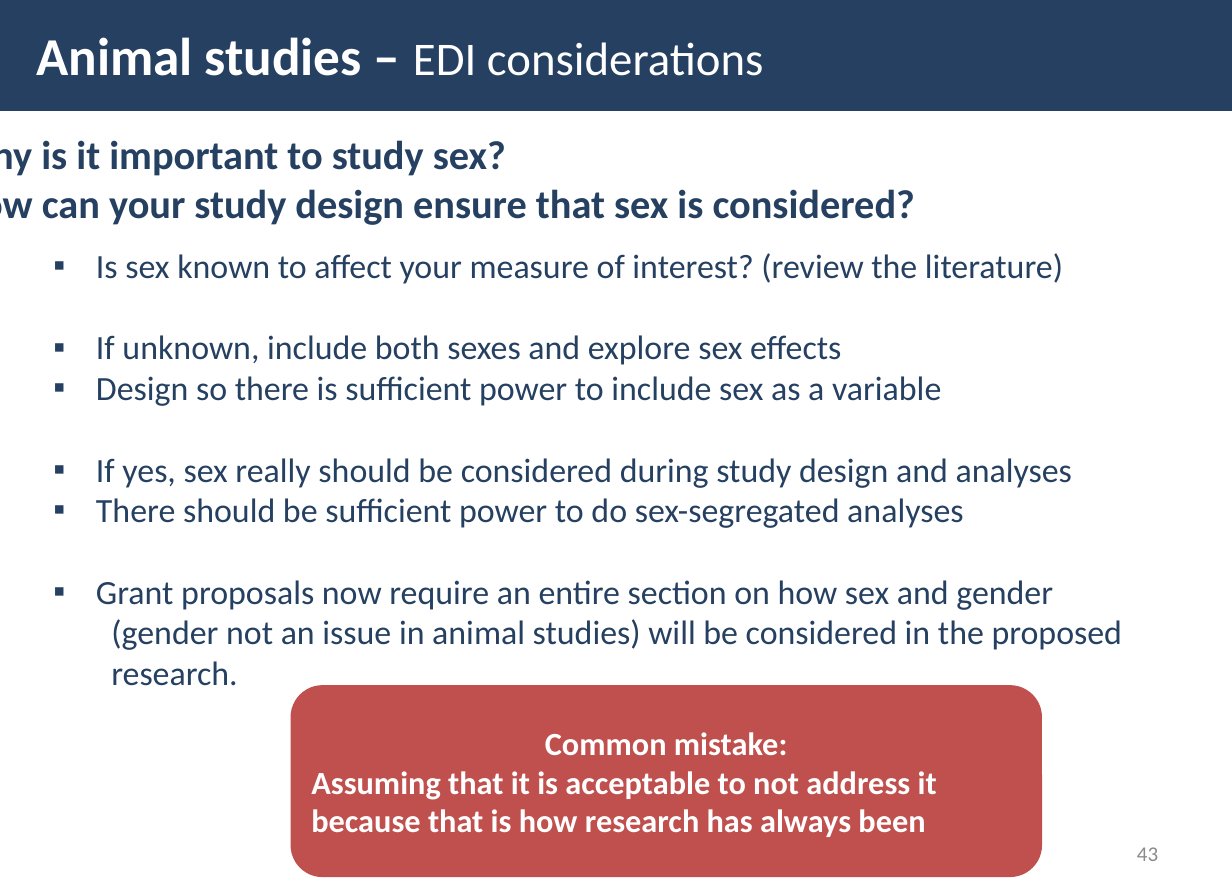
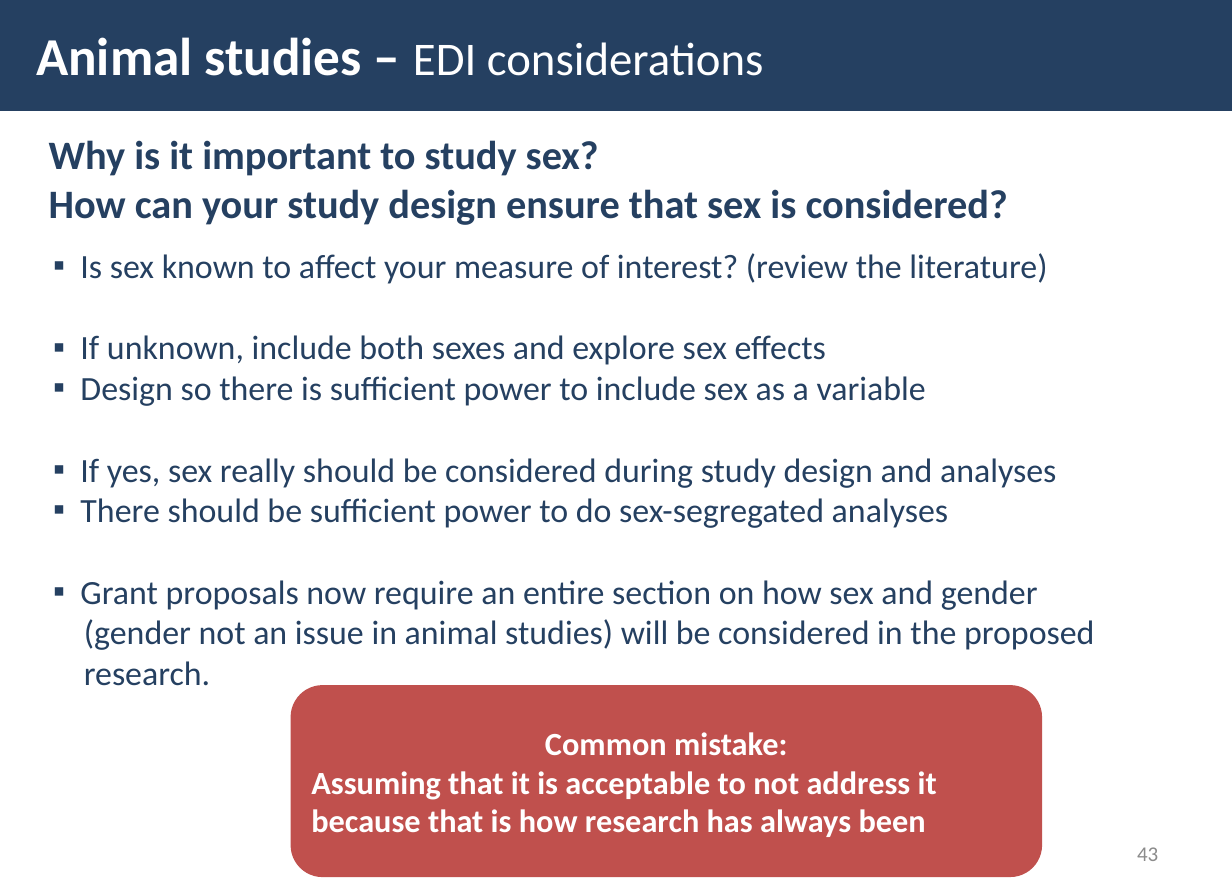
Before and after one commit to UBC-PATH/PATH548L-2026, a slide deck: slide 43 of slides/Module 7 PATH 548L 2026 - study design considerations.pptx. Drawn at 1232x895 pixels with LibreOffice and Linux fonts; fonts in the diff are those of the drawing. Boxes give left, top, right and bottom in pixels: in the first picture for what was removed or moved away, otherwise in the second. Text is boxed around its words. In the diff, an @@ line names an element or a change of style, - is before the commit and + after.

Commit message:
module 7, 8 and review papers

```diff
--- a/slides/Module 7 PATH 548L 2026 - study design considerations.pptx
+++ b/slides/Module 7 PATH 548L 2026 - study design considerations.pptx
@@ text "Why is it important to ..." rewrapped from [41,140,915,225] to [49,140,1008,225] @@
@@ text "Is sex known to affect ..." at [80,253,1094,686]: indent changed @@
```
Also in this commit, not shown: 42 other slides changed, 5 other files.
